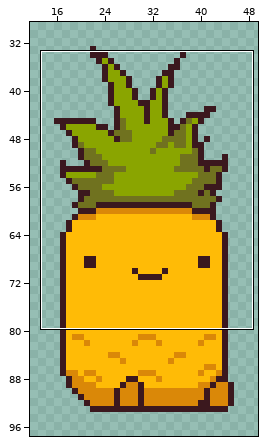
Pixel-art file, stored at MitybosPrograma/Assets/Sprites/Vitamin/FarmPineapple.aseprite. The picture above shows the old version from afar; the outline marks the close-up.
Close-up. Before:
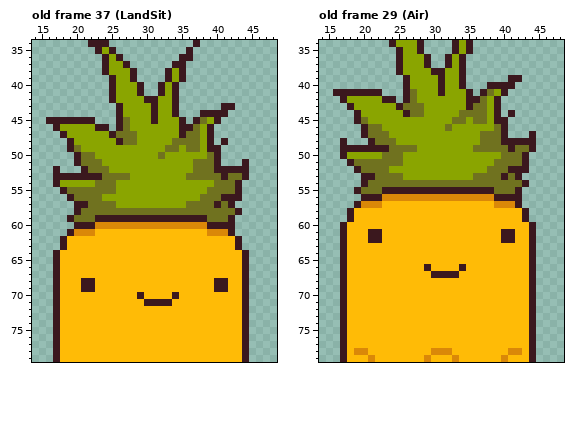
64x100 pixels, 43 frames. Colours within 5 levels of each other are drawn and written as one. Shown: old frame 37 (LandSit): x 14..48, y 34..79; old frame 29 (Air): x 14..48, y 34..79. The wide view leaves out empty margins. The commit also changed other frames or places, which this record leaves out.
New version:
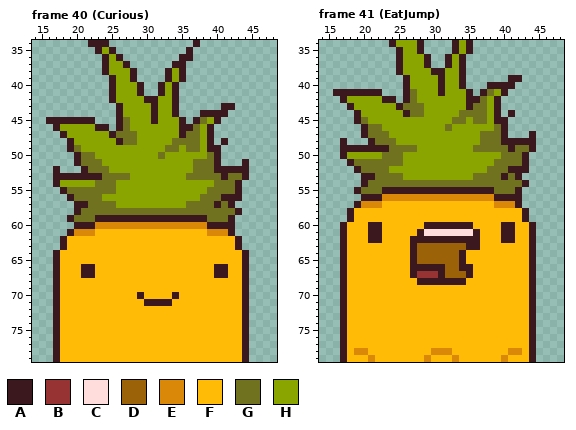
Palette (. is transparent): A #3b181e  B #973333  C #ffdddd  D #9c6208  E #da8808  F #ffbb06  G #70721f  H #8aa500
A new or re-ordered frame is compared with the old frame closest to it.
Message: Player can now pause mini games, added plate food animations for jump game
Diff:
frames 43 -> 53
Changed rows in their new state; - is an unchanged pixel.
Frame 40 (Curious) is new; against old frame 37 (LandSit), layer "Body":
first column x 21:
66 AA-----------------AA
67 AA-----------------AA
68 FF-----------------FF
69 FF-----------------FF
Frame 41 (EatJump) is new; against old frame 29 (Air), layer "Face":
first column x 21:
60 AA------AAAAAAA----AA
61 -------ACCCCCCCA-----
62 ------AAAAAAAAAA-----
63 ------ADDDDDDDAA-----
64 ------ADDDDDDA-------
65 ------ADDDDDDA-------
66 ------AA-AADD-A------
67 ------ABBB-DDDA------
68 -------AAAAAAA-------
